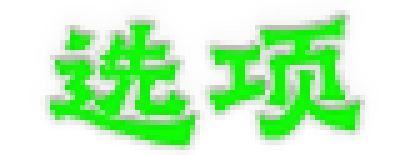
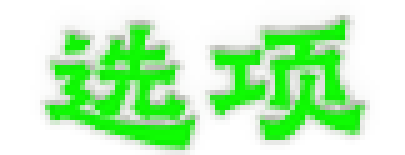
Revision of a layered 405x155 image; what changed, layer by layer:
renamed "GraveBustedStoneLishuSc.ttf｜默认" to "项目字体｜选项", painted on it over bbox(45, 15, 365, 150)
